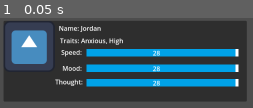
Above: before the commit, frame 1.
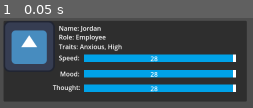
Above: after the commit, the same moment.

Repository: JSimsProgrammer/Shop-Management-Game
Game: Godot game, scene res://characterWindow.tscn
Two runs of this game, one before a commit and one after it. Both use one fixed random seed, a clock stepped at 60 frames per second and the inputs below. This scene is started directly instead of the project's main scene. The engine's default icon, where the game draws it, is replaced by a stand-in: a white triangle on a blue panel in a dark square.
Inputs:
- Up to frame 1 (0.05 s): no input

The runs differ from the first frame. In frame 1, 29% of the frame differs, in the area x 20-95%, y 17-83%.

Commit message:
Small character window changes

Diff:
--- a/Godot/shop-management-game/characterWindow.tscn
+++ b/Godot/shop-management-game/characterWindow.tscn
@@ -42,18 +42,18 @@
 
 [node name="traitsLabel" type="Label" parent="Panel"]
 layout_mode = 0
-offset_left = 141.0
-offset_top = 38.0
-offset_right = 249.0
-offset_bottom = 61.0
+offset_left = 138.0
+offset_top = 53.0
+offset_right = 297.0
+offset_bottom = 76.0
 text = "Traits: Anxious, High"
 
 [node name="speedProgress" type="TextureProgressBar" parent="Panel"]
 layout_mode = 0
-offset_left = 207.0
-offset_top = 70.0
-offset_right = 587.0
-offset_bottom = 89.0
+offset_left = 201.0
+offset_top = 84.0
+offset_right = 581.0
+offset_bottom = 103.0
 value = 98.0
 texture_under = ExtResource("2_yaa64")
 texture_progress = ExtResource("2_bwdu3")
@@ -67,10 +67,10 @@
 text = "28"
 
 [node name="moodProgress" type="TextureProgressBar" parent="Panel"]
-offset_left = 207.0
-offset_top = 109.0
-offset_right = 587.0
-offset_bottom = 128.0
+offset_left = 201.0
+offset_top = 123.0
+offset_right = 581.0
+offset_bottom = 142.0
 value = 98.0
 texture_under = ExtResource("2_yaa64")
 texture_progress = ExtResource("2_bwdu3")
@@ -84,10 +84,10 @@
 text = "28"
 
 [node name="thoughtProgress" type="TextureProgressBar" parent="Panel"]
-offset_left = 207.0
-offset_top = 145.0
-offset_right = 587.0
-offset_bottom = 164.0
+offset_left = 201.0
+offset_top = 159.0
+offset_right = 581.0
+offset_bottom = 178.0
 value = 98.0
 texture_under = ExtResource("2_yaa64")
 texture_progress = ExtResource("2_bwdu3")
@@ -100,24 +100,32 @@
 offset_bottom = 22.0
 text = "28"
 
-[node name="Label" type="Label" parent="Panel"]
+[node name="speedLabel" type="Label" parent="Panel"]
 layout_mode = 0
-offset_left = 144.0
-offset_top = 67.0
-offset_right = 203.0
-offset_bottom = 90.0
+offset_left = 138.0
+offset_top = 81.0
+offset_right = 197.0
+offset_bottom = 104.0
 text = "Speed:"
 
-[node name="Label2" type="Label" parent="Panel"]
-offset_left = 129.0
-offset_top = 141.0
-offset_right = 198.0
-offset_bottom = 164.0
+[node name="thoughtLabel" type="Label" parent="Panel"]
+offset_left = 123.0
+offset_top = 155.0
+offset_right = 192.0
+offset_bottom = 178.0
 text = "Thought:"
 
-[node name="Label3" type="Label" parent="Panel"]
-offset_left = 147.0
-offset_top = 107.0
-offset_right = 206.0
-offset_bottom = 130.0
+[node name="moodLabel" type="Label" parent="Panel"]
+offset_left = 141.0
+offset_top = 121.0
+offset_right = 200.0
+offset_bottom = 144.0
 text = "Mood:"
+
+[node name="roleLabel" type="Label" parent="Panel"]
+layout_mode = 0
+offset_left = 138.0
+offset_top = 29.0
+offset_right = 256.0
+offset_bottom = 52.0
+text = "Role: Employee"
